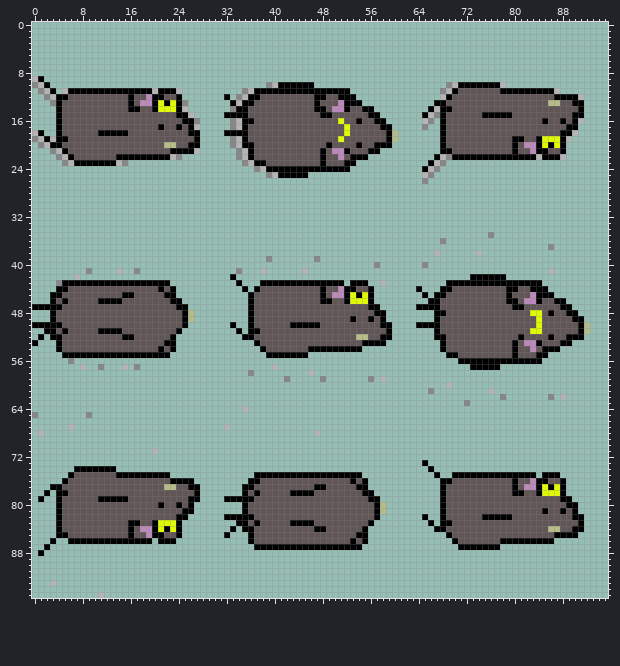
File history of a sprite sheet, Assets/Sprites/Player/Movement/dash.png. This is how it looked before the edit.
The file is 96x96 pixels.
The result:
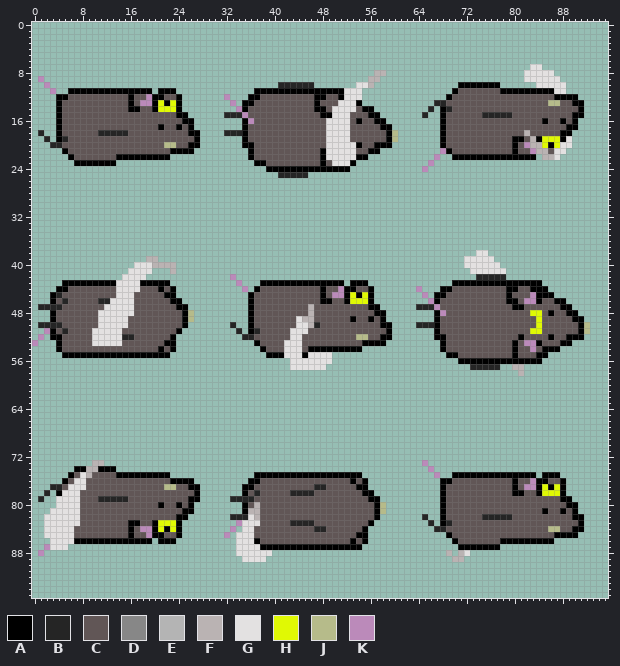
Palette (. is transparent): A #000000  B #252525  C #615656  D #878787  E #b4b4b4  F #bab3b3  G #e3e1e1  H #e0f904  J #b6bb8a  K #bb8aba
The exact change:
Changed rows in their new state; - is an unchanged pixel.
first column x 0:
 7 -----------------------------------------------------------------------------------GG-------
 8 ---------------------------------------------------------FF-----------------------GGGGG-----
 9 .K------------------------------------------------------FF------------------------GGGGGG----
10 ..K------------------------------------..BBBBBB-------GGF------------..-------.-----GGGGG---
11 -..K-.--------------.---.----------..---------------GGG-------------..-----------------GG---
12 --..----------------------------K-..----------------GGG-------------.----------------------.
13 ---.---------------------.-------K.----------------GGG-------------BB-----------------------
14 -------------------------.-------.K---------------GGGG------------B.-B----------------------
15 --------------------------.-----BBBK--------------GGG------------B..-------BBBBB------------
16 ---------------------------.-----..-K------------GGGG------------..------------------------.
17 ---------------------------.-----..--------------GGGG------------.--------------------------
18 .B---------BBBBB----------------BBB--------------GGGG-----------------------------F-------.-
19 ..B.-B---------------------------..--------------GGGG------------------------------F-----G--
20 -..BB----------------------------..--------------GGGGG-----------------------------FF---GG--
21 ---..----------------------.------..-------------GGGGG--------------K---------------FF-GG---
22 ----..-----------------..---------..-------------GGGGG-------------K..--------------.FFG.---
23 -----..-------..-------------------..-------------GGG-------------K..-----------------------
24 -------------------------------------..--------------------------K..------------------------
25 ---------------------------------------..BBBBB-------------------..-------------------------
26 -----------------------------------------------------------------.--------------------------
first column x 0:
35 ----------------------------------------------------------------------------.------------
36 --------------------------------------------------------------------.--------------------
37 --------------------------------------------------------------------------------------.--
38 -------------------------------------------------------------------.------GG-------------
39 -------------------FF------------------.-------.------------------------GGGGG------------
40 -----------------GGGFFFF---------------------------------.-------.------GGGGGG-----------
41 ---------.----.-GGGG---F----------.---.------.---------------------------GGGGGG-------.--
42 -------.-------GGGG--------------K---------------------------------------.BBBBB----------
43 ----.---------GGGG----------------K-----------------------.----------.-------------------
44 --------------GGGG-----------------K----------------------------K------------------------
45 ----B---------GGG------------------------------------------------K-----------------------
46 -----B-----BBGGGG-------------------------------------------------K----------------------
47 .BBBB-------GGGGG-----------------------------F-----------------BBBK---------------------
48 -----------GGGGGG-----------------------------F---------------------K--------------------
49 -----------GGGGG----------------------------GFF------------------------------------------
50 .BBBB------GGGGG-----------------B---------CGGFB----------------BBB----------------------
51 --K--B----GGGGG-------------------B--B-----GGG-------------------------------------------
52 -K--------GGGGGBB------------------BB------GG--------------------------------------------
53 K---------GGGGG---------------------------GGG--------------------------------------------
54 ------------------------------------------GGG--------------------------------------------
55 ------------------------------------------GGG-GGGG---------------------------------------
56 ------.------------------------------------GGGGGGG---------------------------------------
57 --------.--.---.-.----------------------.--GGGGGG------------------------BBBBB--FF-------
58 ------------------------------------.---------.----------------------------------F-------
59 ------------------------------------------.-----.-------.-.------------------------------
60 ---------------------------------------------------------------------.-------------------
61 ------------------------------------------------------------------.---------.------------
62 ------------------------------------------------------------------------------.-------.-.
63 ------------------------------------------------------------------------.----------------
64 -----------------------------------.-----------------------------------------------------
65 .--------.-------------------------------------------------------------------------------
67 ------.-------------------------.--------------------------------------------------------
68 -.---------------------------------------------.-----------------------------------------
71 --------------------.--------------------------------------------------------------------
73 ----------FF-----------------------------------------------------K-----------------------
74 ---------FF-------------------------------------------------------K----------------------
75 --------GF---------------------------------------------------------K---------------------
76 -------GG--------------------------------------------------------------------------------
77 ---BB-GGG--------------------------------------BB----------------------------------------
78 --B--GGG-----------------------------B-----BBBB------------------------------------------
79 -B--GGGG---BBBBB----------------.BBBB----------------------------------------------------
80 ----GGGG-----------------------------F---------------------------------------------------
81 ---GGGGG----------------------------FF---------------------------------------------------
82 --GGGGGG------------------------.BBBGF---------------------------B---------BBBBB---------
83 --GGGGGG--------------------------KGGG-----BBBB-------------------B--B-------------------
84 --GGGGG--------------------------K-GG----------BB------------------BB--------------------
85 --GGGGG-------------------------K-GGG----------------------------------------------------
86 ---GGGG---------------------------GGGA---------------------------------------------------
87 --KGGG----------------------------GGGG---------------------------------------------------
88 -K--------------------------------GGGGGG-----------------------------F-FG----------------
89 -----------------------------------GGGG-------------------------------FF-----------------
first column x 3:
93 .--------
95 --------.
